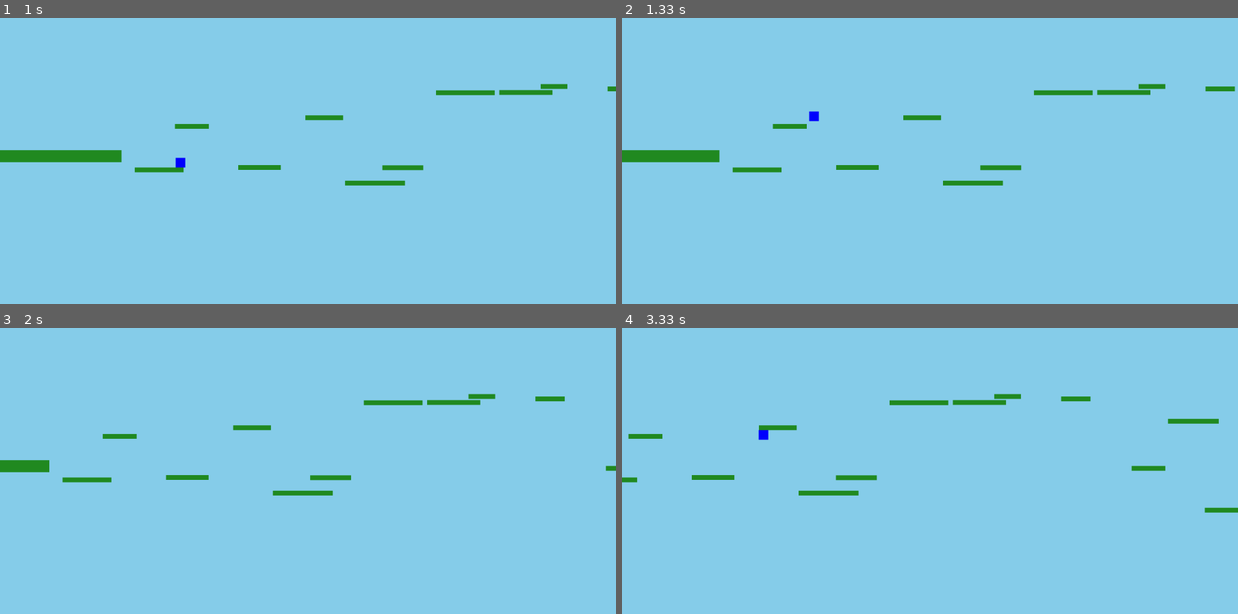
Above: before the commit, frames 1-4 (two rows, left to right).
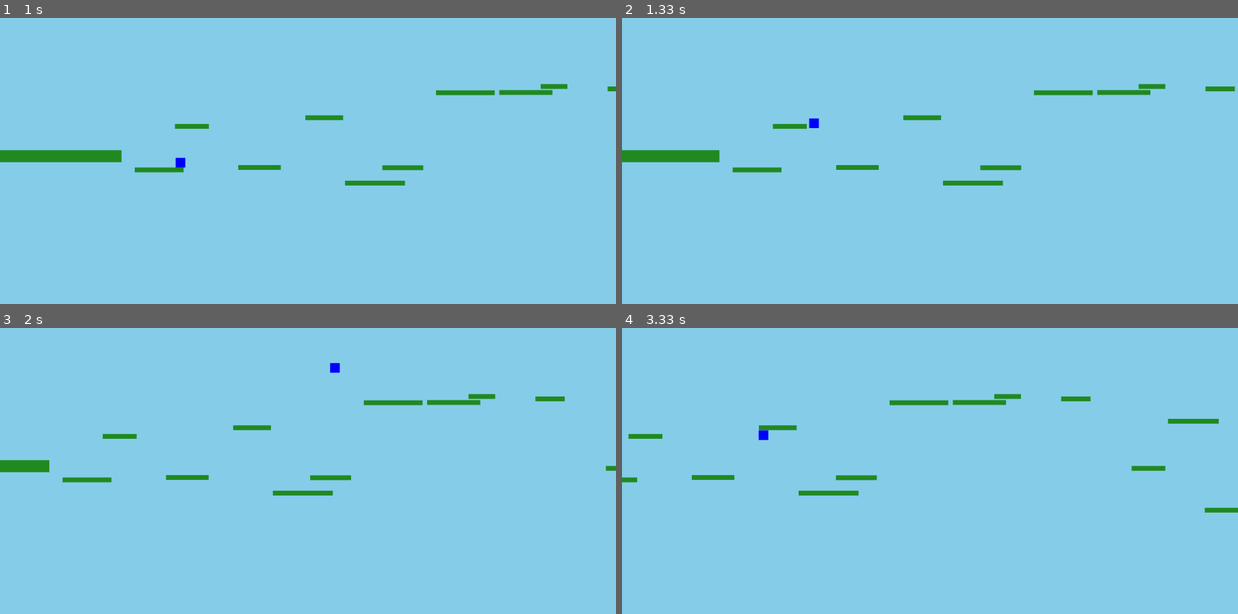
Above: after the commit, the same moments.

Repository: HunterWildClaw/NH_CP2
Game: pygame game, started from personal/pygame_experimenting.py
The game is run twice, just before and just after one commit, with the same random seed, the same clock (stepped at 60 frames per second) and the same inputs.
Inputs:
- Up to frame 1 (1 s): tap Space at 0.33, 0.73 s; hold Right from 0.67 s (still down)
- Up to frame 2 (1.33 s): tap Space at 1.03, 1.23 s; release Right at 1.13 s; hold Up from 1.17 s (still down)
- Up to frame 3 (2 s): release Up at 1.47 s; hold Right 1.5-1.97 s; tap Space at 1.57, 1.87 s
- Up to frame 4 (3.33 s): hold Left 2-2.53 s; tap Space at 2.07, 2.37, 2.63, 2.93, 3.07 s; hold Left 2.57-2.97 s; hold Up from 3 s (still down)

Frame 1 is identical in both runs. In frame 2, less than 0.1% of the frame differs, in the area x 30-32%, y 32-39%; in frame 3, less than 0.1%; in frame 4, less than 0.1%.

Commit message:
ugh it's breaking

Diff:
--- a/personal/pygame_experimenting.py
+++ b/personal/pygame_experimenting.py
@@ -6,7 +6,7 @@
 SCREEN_WIDTH, SCREEN_HEIGHT = 2560, 1395
 FPS = 60
 GRAVITY = 1
-JUMP_HEIGHT = -25
+JUMP_HEIGHT = -21
 PLAYER_SPEED = 6
 AUTO_SCROLL_SPEED = 5
 
